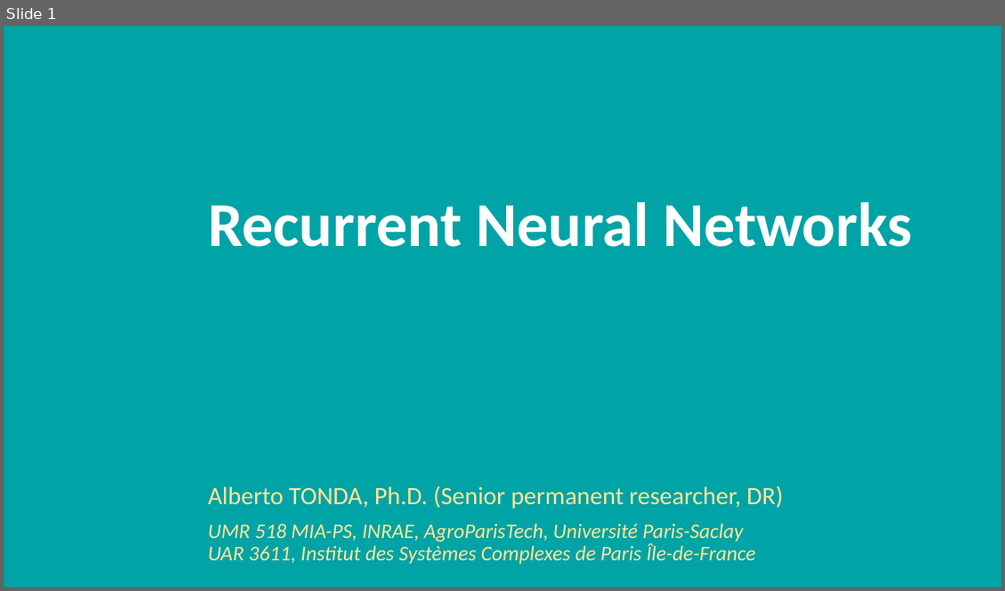
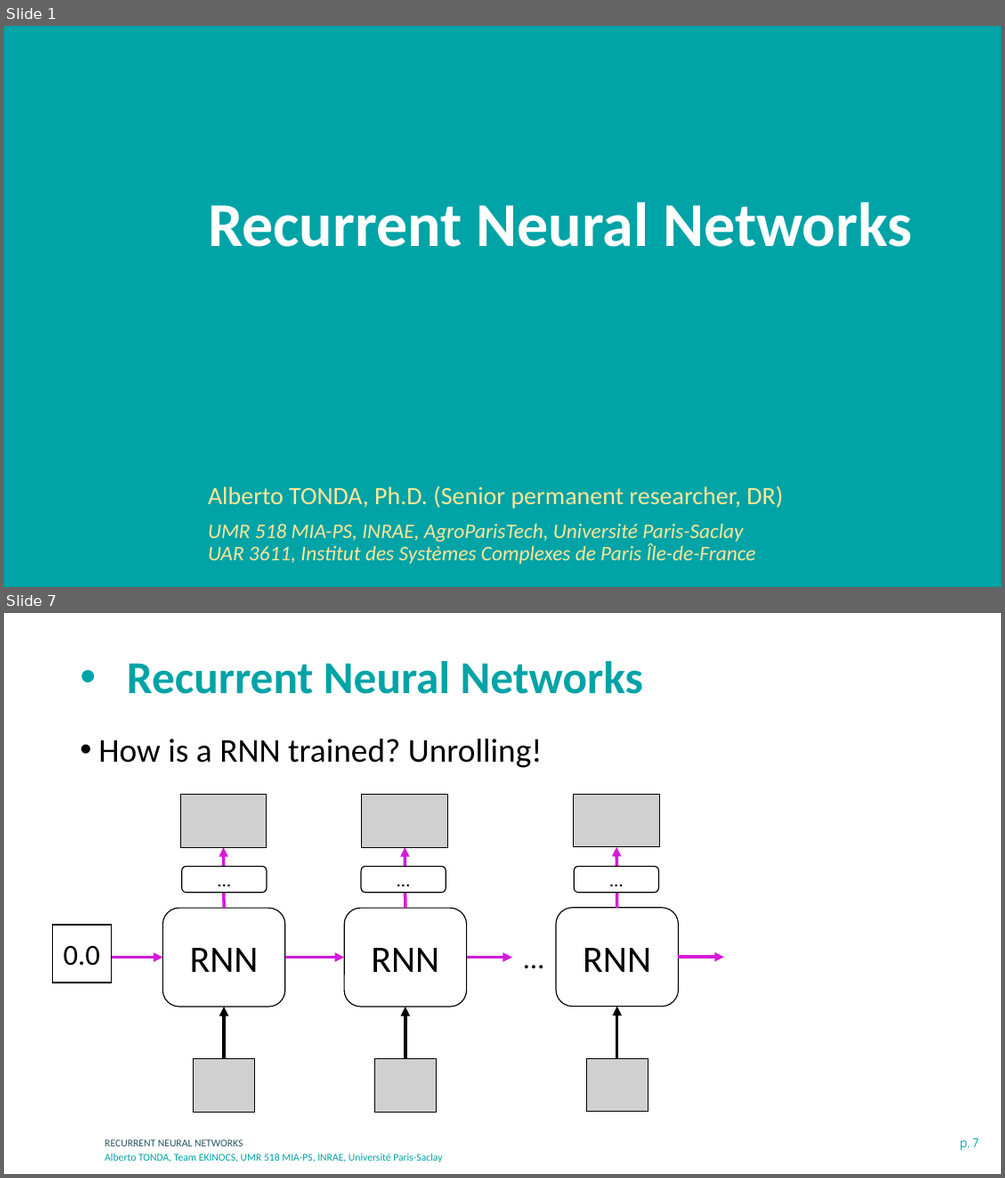
Before and after one commit to albertotonda/teaching, a slide deck: deep-learning-in-practice-with-pytorch/4-recurrent-neural-networks.pptx. Shown one above the other, each under a label of ours: slide 1 before the commit, slides 1 and 7 after it; the slides between them are not shown. The pictures are 1005x591 and 1005x1178 pixels, drawn with LibreOffice and Linux fonts; fonts in the diff are those of the drawing; grey boxes stand for pictures; background and template pictures are left out. Boxes give left, top, right and bottom in pixels: in the first picture for what was removed or moved away, otherwise in the second. Text is boxed around its words. In the diff, an @@ line names an element or a change of style, - is before the commit and + after.

```diff
--- a/deep-learning-in-practice-with-pytorch/4-recurrent-neural-networks.pptx
+++ b/deep-learning-in-practice-with-pytorch/4-recurrent-neural-networks.pptx
@@ slide 7 added at bbox=[4, 613, 1001, 1174], background #FFFFFF @@
@@ title added at bbox=[127, 661, 643, 694], 44 pt, text #00A3A6, bold @@
+• Recurrent Neural Networks
@@ text added at bbox=[98, 738, 542, 768], 32 pt, text #000000 @@
+• How is a RNN trained? Unrolling!
@@ group added at bbox=[53, 794, 724, 1111]: 10 arrows, 6 rounded rectangles, 6 pictures, 1 rectangle, 1 text @@
+RNN
+RNN
+RNN
+0.0
+…
+…
+…
+…
@@ text added at bbox=[105, 1139, 243, 1146], 10 pt, text #275662 @@
+RECURRENT NEURAL NETWORKS
@@ page number added at bbox=[960, 1138, 979, 1151], 12 pt, text #00A3A6 @@
+p. 7
@@ text added at bbox=[105, 1153, 442, 1162], 10 pt, text #00A3A6 @@
+Alberto TONDA, Team EKINOCS, UMR 518 MIA-PS, INRAE, Université Paris-Saclay
```
Also in this commit, not shown: 1 slide changed, 20 other slides added, 11 other files.
